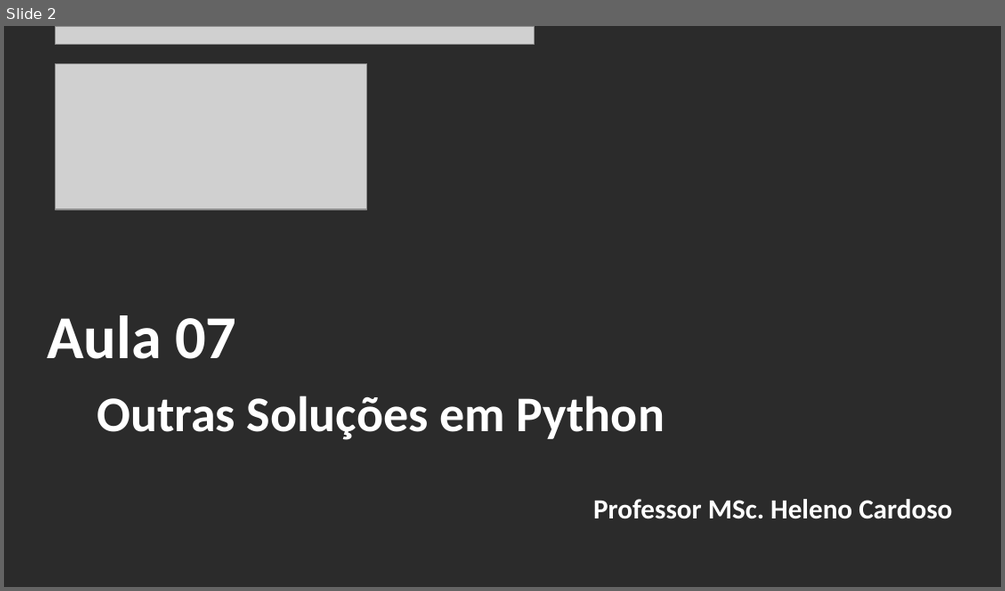
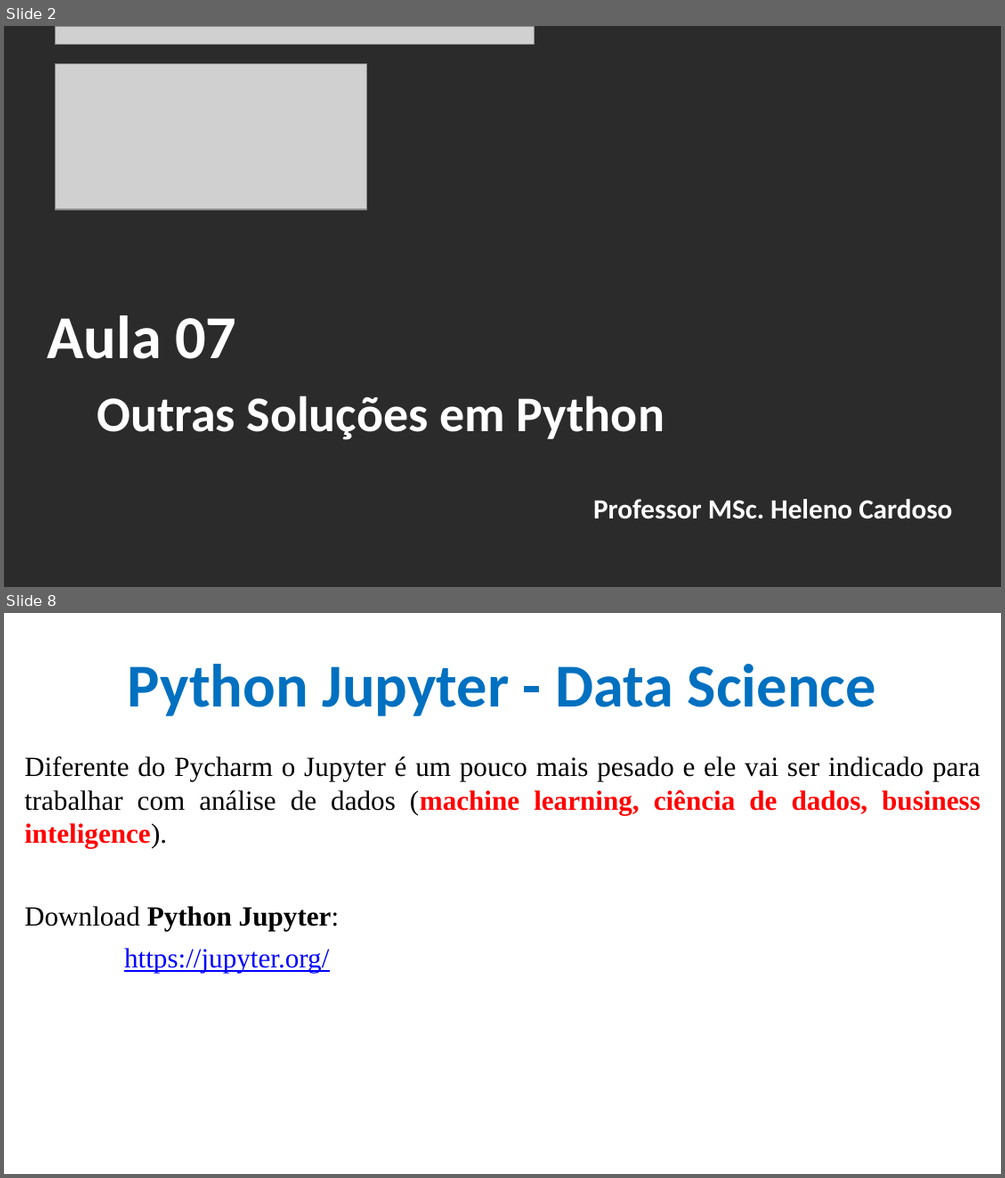
Before and after one commit to CloudEducationBrazil/WydenArea1AplicacaoCloudIndustria40Python, a slide deck: 01 Classes/Aula 07 - Aplicação Cloud Indústria 40 Python IoT Plataforma Outras Soluções.pptx. Shown one above the other, each under a label of ours: slide 2 before the commit, slides 2 and 8 after it; the slides between them are not shown. The pictures are 1005x591 and 1005x1178 pixels, drawn with LibreOffice and Linux fonts; fonts in the diff are those of the drawing; grey boxes stand for pictures; background and template pictures are left out; a plain dark background stands for a picture behind light text. Boxes give left, top, right and bottom in pixels: in the first picture for what was removed or moved away, otherwise in the second. Text is boxed around its words. In the diff, an @@ line names an element or a change of style, - is before the commit and + after.

Commit message:
Aula 07 Python IoT 16042023

```diff
--- a/01 Classes/Aula 07 - Aplicação Cloud Indústria 40 Python IoT Plataforma Outras Soluções.pptx
+++ b/01 Classes/Aula 07 - Aplicação Cloud Indústria 40 Python IoT Plataforma Outras Soluções.pptx
@@ slide 8 added at box(4, 613, 1001, 1174), background picture (left out) @@
@@ title added at box(128, 664, 876, 716), 44 pt, text #0070C0, bold @@
+Python Jupyter - Data Science
@@ text added at box(24, 756, 980, 973), 20 pt, text #000000 @@
+Diferente do Pycharm o Jupyter é um pouco mais pesado e ele vai ser indicado para trabalhar com análise de dados (machine learning, ciência de dados, business inteligence).
+Download Python Jupyter:
+https://jupyter.org/
```
Also in this commit, not shown: 4 slides changed, 15 other slides added, 1 slide removed, 2 other files.
